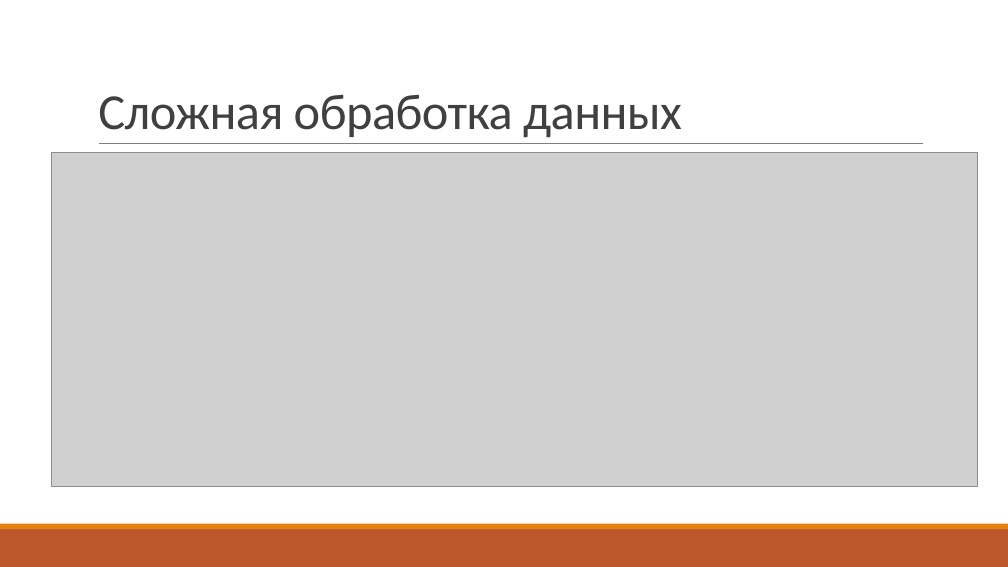
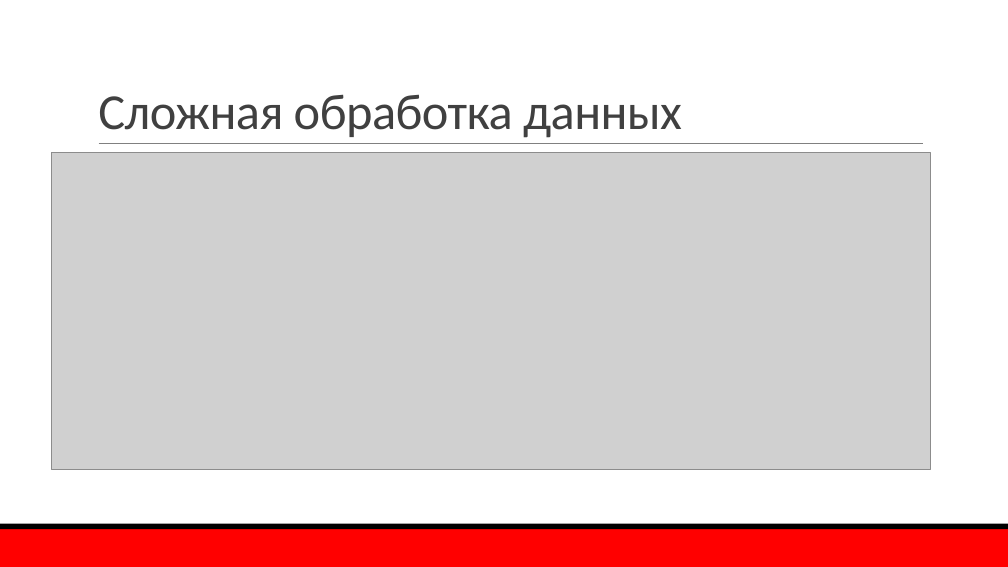
Before and after one commit to mao29/ConcurrencyCookBook, a slide deck: slide 18 of Presentation.pptx. Drawn at 1008x567 pixels with LibreOffice and Linux fonts; fonts in the diff are those of the drawing; grey boxes stand for pictures; background and template pictures are left out. Boxes give left, top, right and bottom in pixels: in the first picture for what was removed or moved away, otherwise in the second. Text is boxed around its words. In the diff, an @@ line names an element or a change of style, - is before the commit and + after.

Commit message:
DisConf style

```diff
--- a/Presentation.pptx
+++ b/Presentation.pptx
@@ picture: place and size @@
-picture at bbox=[51, 153, 978, 486]
+picture at bbox=[51, 153, 931, 470]
@@ rectangle at bbox=[0, 529, 1008, 567]: fill #BD582C to #FF0000 @@
@@ rectangle at bbox=[0, 524, 1008, 529]: fill #E48312 to #000000 @@
```
Also in this commit, not shown: 20 other slides changed.
